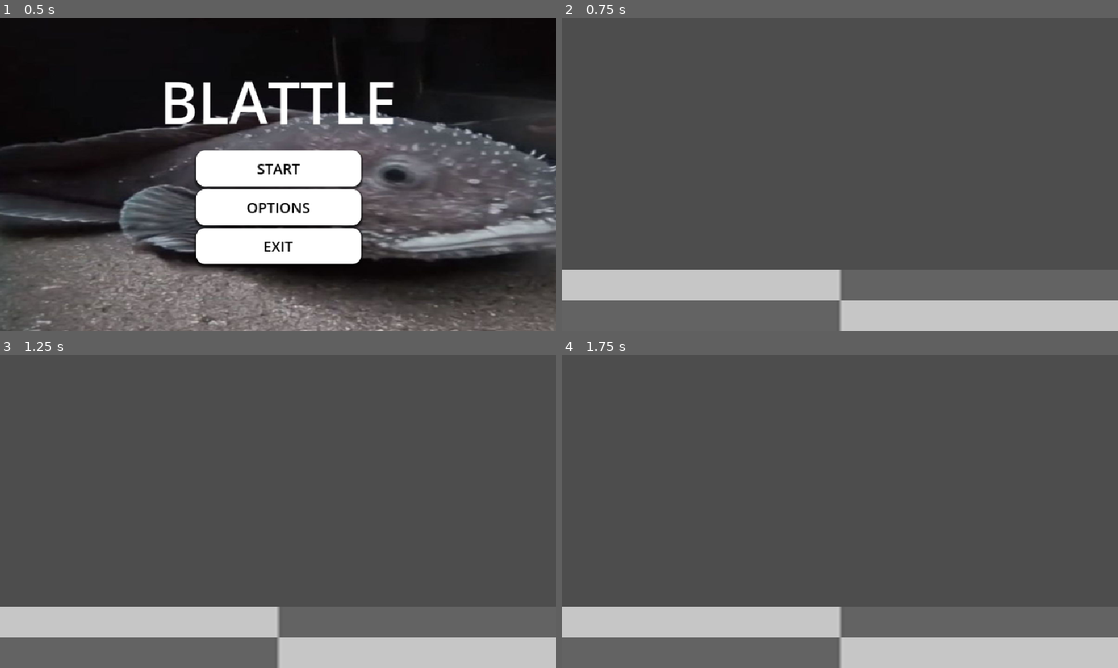
Above: before the commit, frames 1-4 (two rows, left to right).
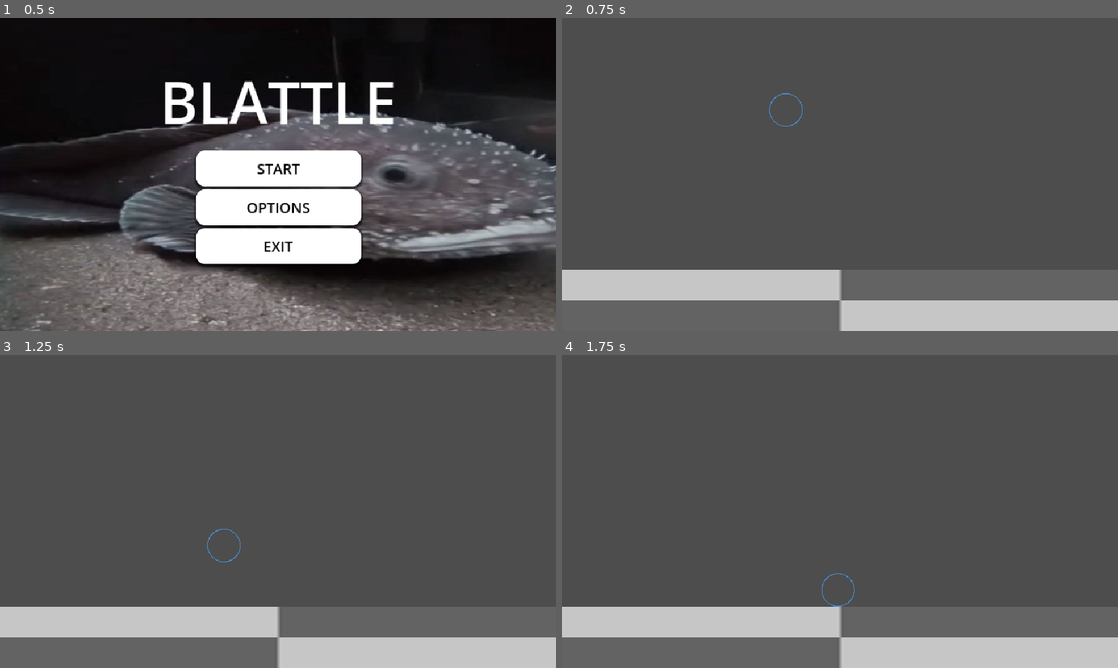
Above: after the commit, the same moments.

Repository: piperinnshall/Blattle
Game: Godot game, scene res://piper/scenes/menu/main_menu.tscn
Same seed, same stepped clock (60 frames per second), same inputs: the game is played once before the commit and once after it. The project has no main scene, so this scene is started directly.
Inputs (mouse positions are in pixels of both pictures, inside the frame that each line leads up to):
- Up to frame 1 (0.5 s): no input
- Up to frame 2 (0.75 s): click "START" at 0.5 s
- Up to frame 3 (1.25 s): no input
- Up to frame 4 (1.75 s): tap Enter (ui_accept) at 1.25 s; move the mouse to (962, 495) at 1.27 s; hold Right (ui_right) from 1.28 s (still down); hold W (jump) from 1.28 s (still down); click (962, 495) at 1.42 s

Frame 1 is identical in both runs. In frame 2, less than 0.1% of the frame differs, in the area x 37-44%, y 24-35%; in frame 3, less than 0.1%, in the area x 37-44%, y 55-67%; in frame 4, less than 0.1%.

Commit message:
chore: Player movement

Diff:
--- a/piper/scenes/character/character.tscn
+++ b/piper/scenes/character/character.tscn
@@ -1,11 +1,15 @@
 [gd_scene load_steps=3 format=3 uid="uid://0lntb6nkv1we"]
 
-[ext_resource type="Script" uid="uid://qbayfdl1adfg" path="res://piper/scripts/character/charachter.gd" id="1_mr1wk"]
+[ext_resource type="Script" uid="uid://qbayfdl1adfg" path="res://piper/scripts/character/character.gd" id="1_mr1wk"]
 
 [sub_resource type="CircleShape2D" id="CircleShape2D_enxlx"]
+radius = 29.0172
 
 [node name="Character" type="CharacterBody2D"]
 script = ExtResource("1_mr1wk")
 
 [node name="HurtboxShape" type="CollisionShape2D" parent="."]
 shape = SubResource("CircleShape2D_enxlx")
+
+[node name="Sprite2D" type="Sprite2D" parent="HurtboxShape"]
+scale = Vector2(0.013, 0.013)
--- /dev/null
+++ b/piper/scenes/character/player.tscn
@@ -0,0 +1,13 @@
+[gd_scene load_steps=4 format=3 uid="uid://by0kv3qeqhfxm"]
+
+[ext_resource type="PackedScene" uid="uid://0lntb6nkv1we" path="res://piper/scenes/character/character.tscn" id="1_4flbx"]
+[ext_resource type="Script" uid="uid://csyw5pl8a0itb" path="res://piper/scripts/character/player.gd" id="1_ri3t2"]
+[ext_resource type="Texture2D" uid="uid://bk741as5vg4kg" path="res://piper/resources/character/Circle.png" id="3_aq2es"]
+
+[node name="Player" instance=ExtResource("1_4flbx")]
+script = ExtResource("1_ri3t2")
+max_jumps = 0
+
+[node name="Sprite2D" parent="HurtboxShape" index="0"]
+scale = Vector2(0.038, 0.038)
+texture = ExtResource("3_aq2es")
--- a/piper/scenes/level/level.tscn
+++ b/piper/scenes/level/level.tscn
@@ -1,7 +1,8 @@
-[gd_scene load_steps=3 format=3 uid="uid://cmhdct4cbcl2r"]
+[gd_scene load_steps=4 format=3 uid="uid://cmhdct4cbcl2r"]
 
 [ext_resource type="Script" uid="uid://dtifyktxmbimu" path="res://piper/scripts/level/level.gd" id="1_xga17"]
 [ext_resource type="Texture2D" uid="uid://b7vuj63lkfxku" path="res://piper/resources/level/images.png" id="2_3pj2v"]
+[ext_resource type="PackedScene" uid="uid://by0kv3qeqhfxm" path="res://piper/scenes/character/player.tscn" id="3_urkm7"]
 
 [node name="Level" type="Node2D"]
 script = ExtResource("1_xga17")
@@ -15,3 +16,6 @@
 position = Vector2(480, 487)
 scale = Vector2(4.26667, 0.471111)
 texture = ExtResource("2_3pj2v")
+
+[node name="Player" parent="." instance=ExtResource("3_urkm7")]
+position = Vector2(386, 146)
--- a/piper/scenes/menu/main_menu.tscn
+++ b/piper/scenes/menu/main_menu.tscn
@@ -1,7 +1,7 @@
 [gd_scene load_steps=8 format=3 uid="uid://c41xbgmicjshj"]
 
 [ext_resource type="Script" uid="uid://br0n4rfbfco7g" path="res://piper/scripts/menu/main_menu.gd" id="1_stnk5"]
-[ext_resource type="Texture2D" uid="uid://xgggymcvi4mw" path="res://piper/resources/main_menu/blob.jpg" id="2_g7qgd"]
+[ext_resource type="Texture2D" uid="uid://xgggymcvi4mw" path="res://piper/resources/menu/blob.jpg" id="2_g7qgd"]
 
 [sub_resource type="StyleBoxTexture" id="StyleBoxTexture_5vwmi"]
 texture = ExtResource("2_g7qgd")
--- a/piper/scripts/character/charachter.gd
+++ /dev/null
@@ -1,16 +0,0 @@
-extends CharacterBody2D
-class_name Character
-
-@export_group("Properties")
-
-@export_subgroup("Move")
-@export var move_speed: float = 0.0
-@export var gravity: float = 0.0
-@export_subgroup("Jump")
-
-@export var jump_force: float = 0.0
-@export var max_jumps: int = 2
-@export var coyote_time: float = 0.15
-
-func _physics_process(delta: float) -> void:
-	pass
--- /dev/null
+++ b/piper/scripts/character/character.gd
@@ -0,0 +1,69 @@
+extends CharacterBody2D
+class_name Character
+
+@export_group("Properties")
+@export var speed: float = 200.0
+
+@export_subgroup("Jump")
+@export var gravity: float = 800.0
+@export var jump_force: float = 400.0
+@export var max_jumps: int = 2
+@export var jump_buffer_time: float = 0.1
+
+# --- State ---
+
+var _buffered_jump: bool = false
+var _jumps_left: int
+var _jump_buffer_timer: float = 0.0
+var input_dir: int = 0
+
+# --- Builtin ---
+
+func _ready():
+	_jumps_left = max_jumps
+
+func _physics_process(delta):
+	_update_jump_buffer(delta)
+	_apply_gravity(delta)
+	_process_jump()
+	_handle_movement(delta)
+	_update_state()
+
+	move_and_slide()
+
+# --- Abstract ---
+
+func _handle_movement(_delta):
+	pass
+
+# --- Default ---
+
+func buffer_jump():
+	_buffered_jump = true
+	_jump_buffer_timer = jump_buffer_time
+
+func _update_jump_buffer(delta):
+	if _buffered_jump:
+		_jump_buffer_timer -= delta
+		if _jump_buffer_timer <= 0.0:
+			_buffered_jump = false
+
+func _apply_gravity(delta):
+	if not is_on_floor():
+		velocity.y += gravity * delta
+	elif velocity.y > 0.0:
+		velocity.y = 0.0
+
+func _process_jump():
+	if _buffered_jump:
+		if _jumps_left > 0:
+			_do_jump()
+			_buffered_jump = false
+
+func _do_jump():
+	velocity.y = -jump_force
+	_jumps_left -= 1
+
+func _update_state():
+	if is_on_floor():
+		_jumps_left = max_jumps
--- /dev/null
+++ b/piper/scripts/character/player.gd
@@ -0,0 +1,19 @@
+extends Character
+
+func _physics_process(delta):
+	_process_input()
+	super._physics_process(delta)
+
+func _process_input():
+	input_dir = 0
+	if Input.is_action_pressed("ui_right"):
+		input_dir += 1
+	if Input.is_action_pressed("ui_left"):
+		input_dir -= 1
+	if Input.is_action_just_pressed("ui_up"):
+		buffer_jump()
+
+# --- Override ---
+
+func _handle_movement(_delta):
+	velocity.x = input_dir * speed
Not shown: 1 places in leo/scenes/TestPlayer.tscn that only renumber resources
Binary file added: piper/resources/character/Circle.png
Not shown, changed: piper/resources/character/Circle.png.import
Renamed: piper/resources/main_menu/blob.jpg -> piper/resources/menu/blob.jpg
Not shown, added: piper/resources/menu/blob.jpg.import
Renamed: piper/scripts/character/charachter.gd.uid -> piper/scripts/character/character.gd.uid
Not shown, added: piper/scripts/character/player.gd.uid
